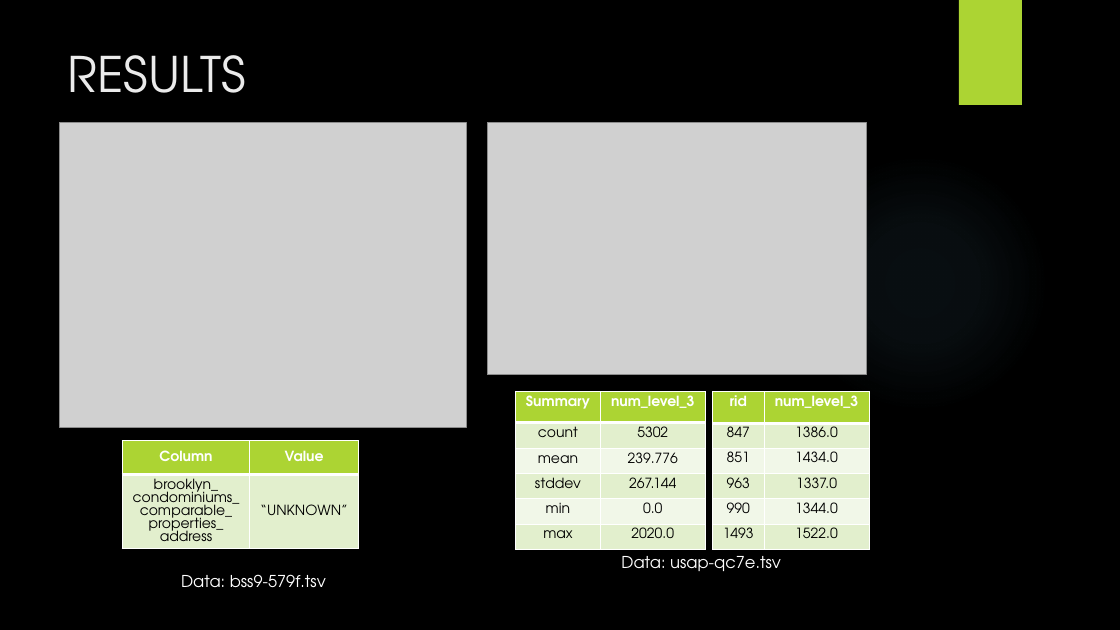
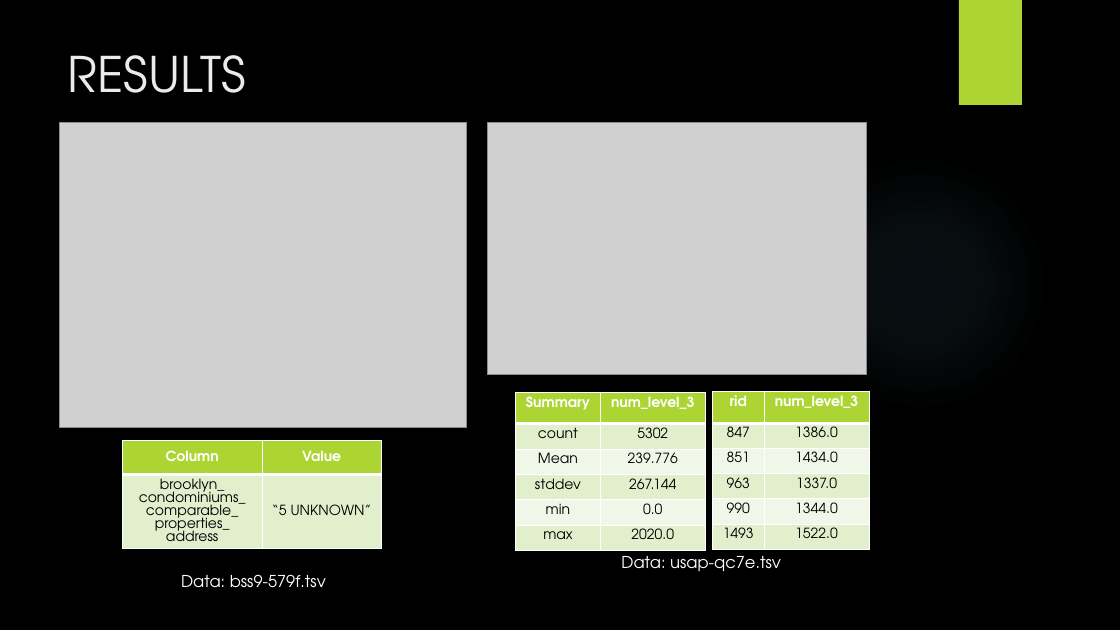
Before and after one commit to ranamihir/big_data_project, a slide deck: slide 8 of documents/Final Presentation.pptx. Drawn at 1120x630 pixels with LibreOffice and Linux fonts; fonts in the diff are those of the drawing; grey boxes stand for pictures; background and template pictures are left out. Boxes give left, top, right and bottom in pixels: in the first picture for what was removed or moved away, otherwise in the second. Text is boxed around its words. In the diff, an @@ line names an element or a change of style, - is before the commit and + after.

Commit message:
Added final report and presentation.

```diff
--- a/documents/Final Presentation.pptx
+++ b/documents/Final Presentation.pptx
@@ table at <box>516,392,706,550</box> @@
-row 3, column 1: mean
+row 3, column 1: Mean
@@ table at <box>122,441,381,568</box> @@
-row 2, column 2: “UNKNOWN”
+row 2, column 2: “5 UNKNOWN”
@@ table: place and size @@
-table at <box>122,441,358,568</box>
+table at <box>122,441,381,568</box>
```
Also in this commit, not shown: 3 other files.
